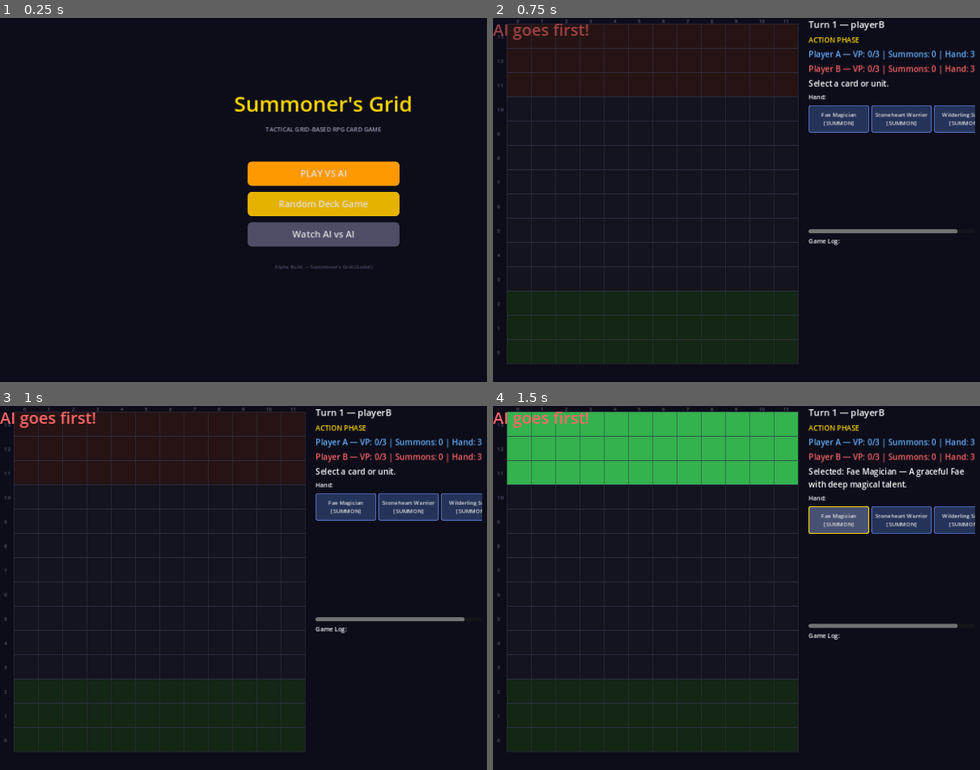
Above: before the commit, frames 1-4 (two rows, left to right).
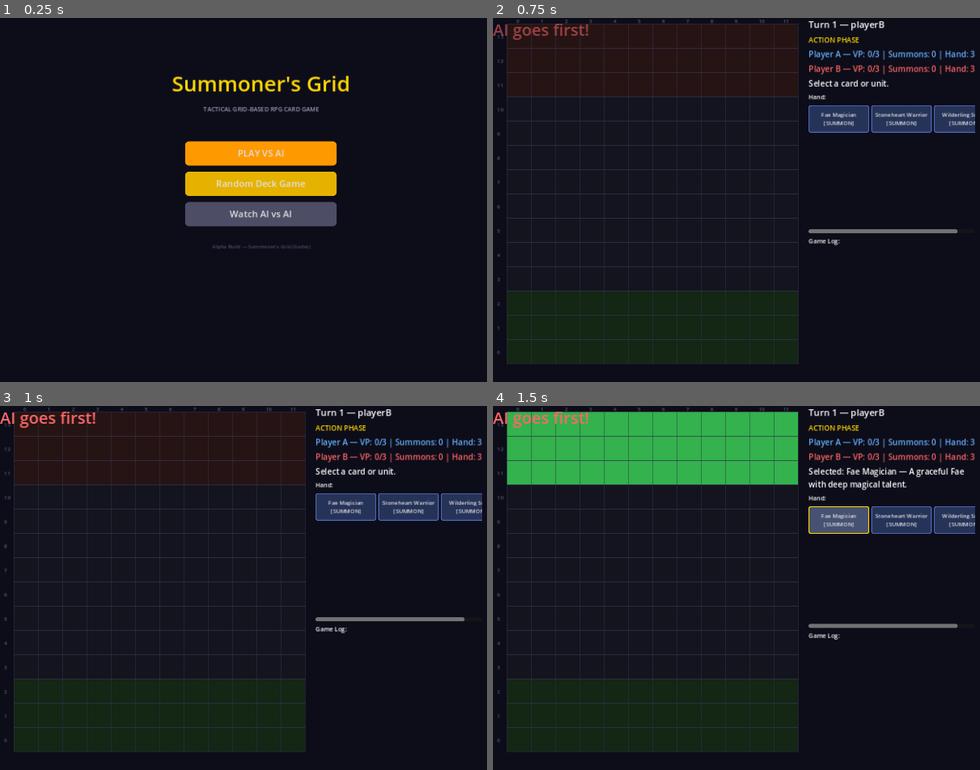
Above: after the commit, the same moments.

Repository: look-itsaxiom/summoners-grid
Game: Godot game, scene res://scenes/menu.tscn
Two runs of this game, one before a commit and one after it. Both use one fixed random seed, a clock stepped at 60 frames per second and the inputs below.
Inputs:
- Up to frame 1 (0.25 s): no input
- Up to frame 2 (0.75 s): click "PLAY VS AI" at 0.5 s
- Up to frame 3 (1 s): no input
- Up to frame 4 (1.5 s): click "Fae Magician [SUMMON]" at 1.25 s

The runs differ from the first frame. In frame 1, 12% of the frame differs, in the area x 35-85%, y 15-70%; in frame 2, nothing differs; in frame 3, nothing differs; in frame 4, nothing differs.

Commit message:
fix: menu layout — MarginContainer for reliable centering
Previous attempts with anchors/CenterContainer/position all failed
to properly center the title+buttons. Switched to MarginContainer
(PRESET_FULL_RECT) with explicit margins (top=100, sides=340) and
VBoxContainer.ALIGNMENT_CENTER. This is the most reliable centering
pattern in Godot 4.

Co-Authored-By: Claude Opus 4.6 (1M context) <noreply@anthropic.com>

Diff:
--- a/godot/scripts/ui/main_menu_screen.gd
+++ b/godot/scripts/ui/main_menu_screen.gd
@@ -17,12 +17,19 @@
 	bg.set_anchors_preset(Control.PRESET_FULL_RECT)
 	add_child(bg)
 
-	# Center container — absolute position, centered on screen
+	# MarginContainer centers content with padding
+	var margin := MarginContainer.new()
+	margin.set_anchors_preset(Control.PRESET_FULL_RECT)
+	margin.add_theme_constant_override("margin_top", 100)
+	margin.add_theme_constant_override("margin_bottom", 80)
+	margin.add_theme_constant_override("margin_left", 340)
+	margin.add_theme_constant_override("margin_right", 340)
+	add_child(margin)
+
 	var center := VBoxContainer.new()
-	center.position = Vector2(390, 140)
-	center.custom_minimum_size = Vector2(500, 0)
 	center.add_theme_constant_override("separation", 12)
-	add_child(center)
+	center.alignment = BoxContainer.ALIGNMENT_CENTER
+	margin.add_child(center)
 
 	# Title
 	var title := Label.new()
